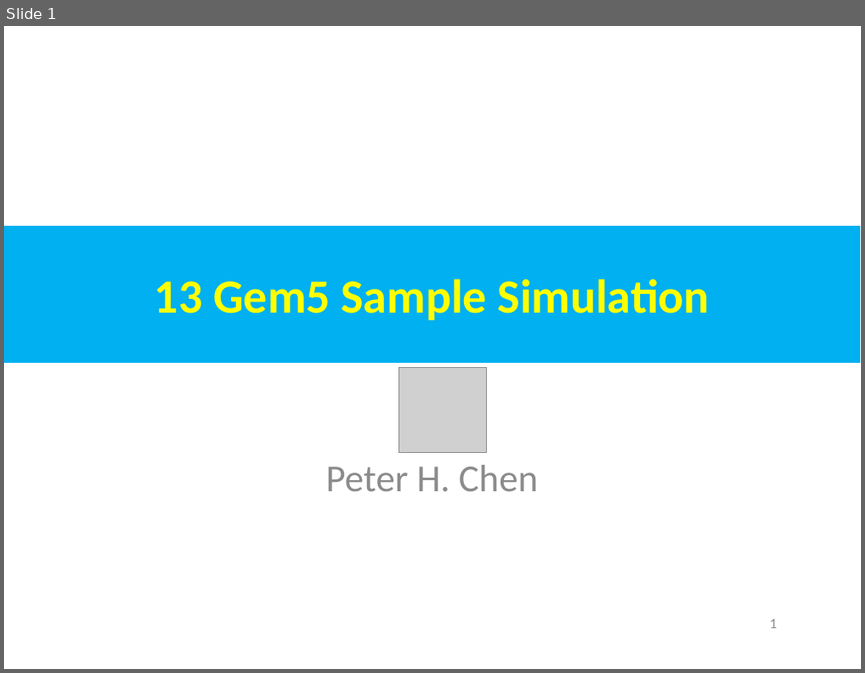
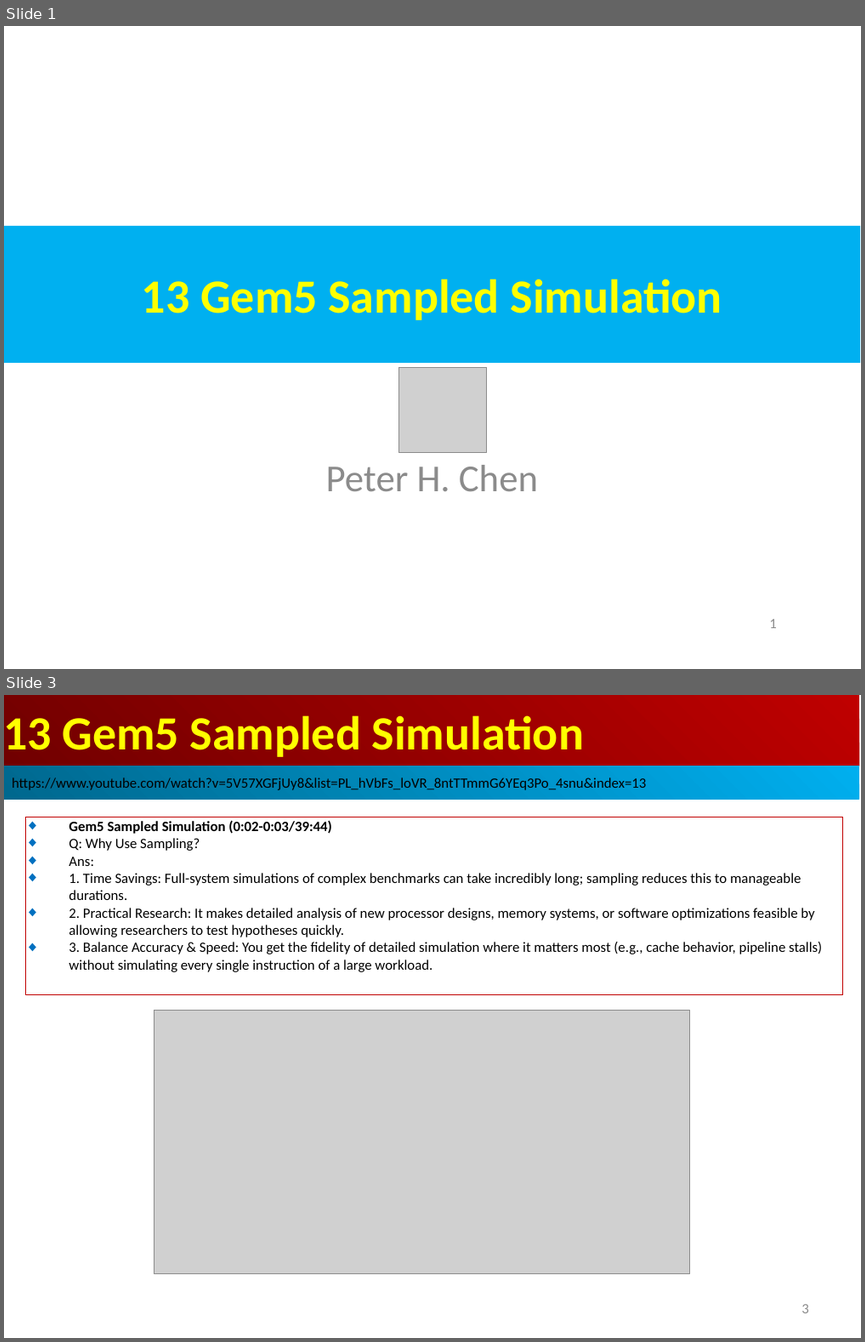
Before and after one commit to peterhchen/AIU_CS850_Gem5_McPAT, a slide deck: 050_Gem5/013.SampleSim/000_Video/013.SampleSim.ppt. Shown one above the other, each under a label of ours: slide 1 before the commit, slides 1 and 3 after it; the slides between them are not shown. The pictures are 865x673 and 865x1342 pixels, drawn with LibreOffice and Linux fonts; fonts in the diff are those of the drawing; grey boxes stand for pictures. Boxes give left, top, right and bottom in pixels: in the first picture for what was removed or moved away, otherwise in the second. Text is boxed around its words. In the diff, an @@ line names an element or a change of style, - is before the commit and + after.

```diff
--- a/050_Gem5/013.SampleSim/000_Video/013.SampleSim.ppt
+++ b/050_Gem5/013.SampleSim/000_Video/013.SampleSim.ppt
@@ slide 3 added at (4,695,861,1338), background #FFFFFF @@
@@ rectangle added at (4,695,859,766), fill gradient #BF0000 to #710000, 40 pt, text #FFFF00, bold @@
+13 Gem5 Sampled Simulation
@@ rectangle added at (4,766,859,800), fill gradient #00AFEF to #00688E, 12 pt, text #000000 @@
+https://www.youtube.com/watch?v=5V57XGFjUy8&list=PL_hVbFs_loVR_8ntTTmmG6YEq3Po_4snu&index=13
@@ rectangle added at (25,817,843,995), outline #C00000 0.74 pt, 12 pt, text #000000 @@
+◆ Gem5 Sampled Simulation (0:02-0:03/39:44)
+◆ Q: Why Use Sampling?
+◆ Ans:
+◆ 1. Time Savings: Full-system simulations of complex benchmarks can take incredibly long; sampling reduces this to manageable durations.
+◆ 2. Practical Research: It makes detailed analysis of new processor designs, memory systems, or software optimizations feasible by allowing researchers to test hypotheses quickly.
+◆ 3. Balance Accuracy & Speed: You get the fidelity of detailed simulation where it matters most (e.g., cache behavior, pipeline stalls) without simulating every single instruction of a large workload.
@@ picture added at (154,1009,689,1273) @@
@@ page number added at (801,1304,808,1313), 12 pt, text #8B8B8B @@
+3
@@ slide 1 changed as well @@
@@ text in rectangle at (142,278,722,320): text changed @@
-13 Gem5 Sample Simulation
+13 Gem5 Sampled Simulation
```
Also in this commit, not shown: 13 other slides changed, 6 other slides added.
